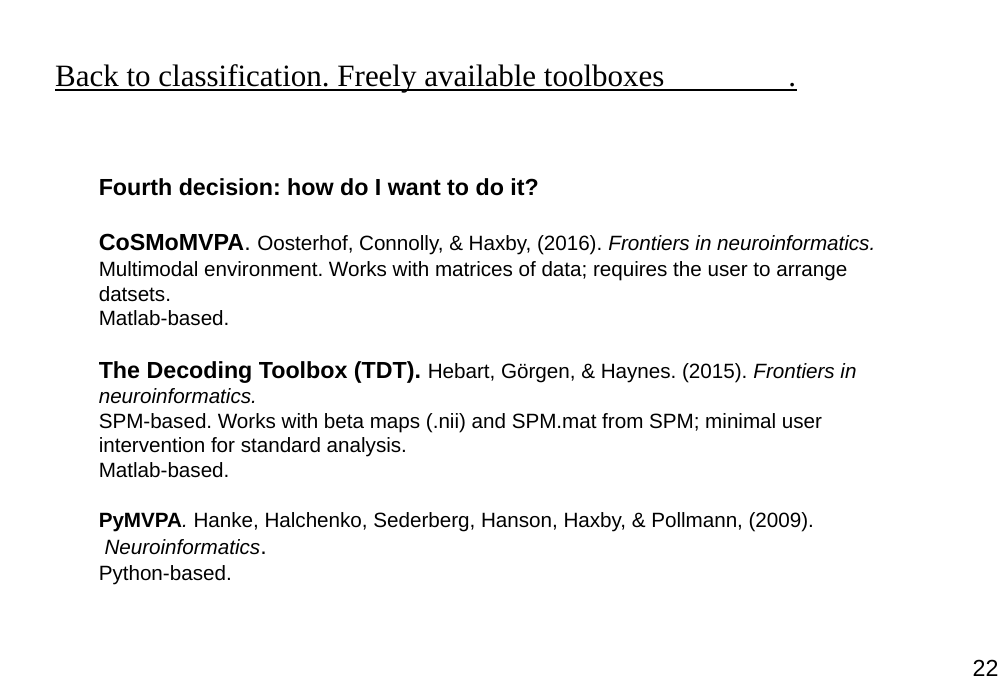
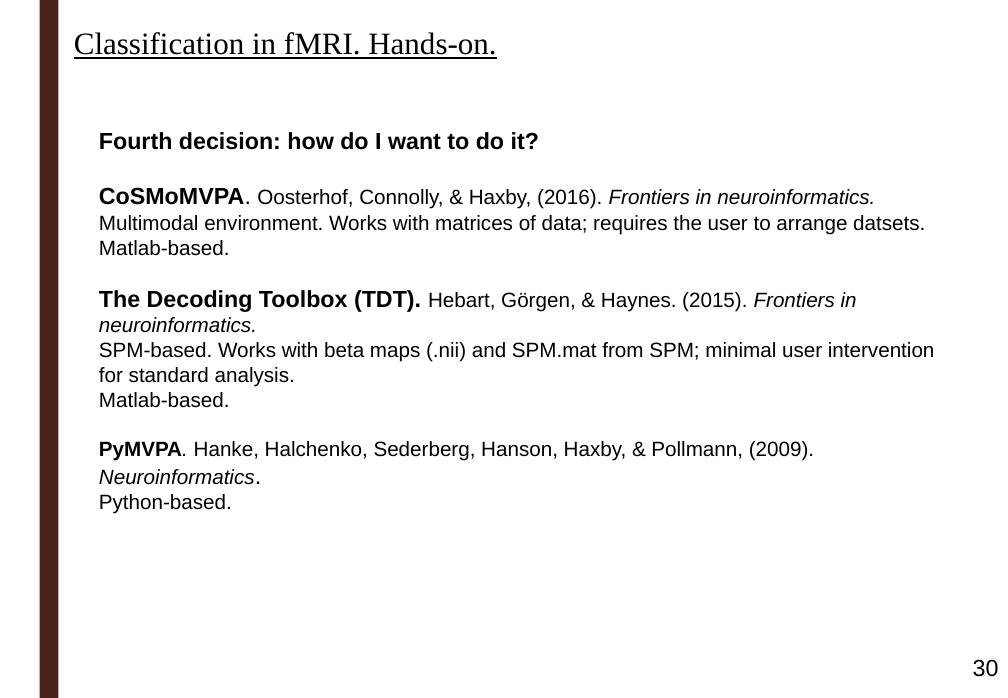
Before and after one commit to ortiztud/fmri_analysis_intro, a slide deck: slide 30 of slides/slides_session-5.pptx (slide 22 before the commit). Drawn at 1008x698 pixels with LibreOffice and Linux fonts; fonts in the diff are those of the drawing; background and template pictures are left out. Boxes give left, top, right and bottom in pixels: in the first picture for what was removed or moved away, otherwise in the second. Text is boxed around its words. In the diff, an @@ line names an element or a change of style, - is before the commit and + after.

```diff
--- a/slides/slides_session-5.pptx
+++ b/slides/slides_session-5.pptx
@@ rectangle added at bbox=[39, 0, 58, 698], fill #4A2318 @@
@@ text added at bbox=[74, 32, 496, 59], 24 pt, text #000000, underline @@
+Classification in fMRI. Hands-on.
@@ text removed at bbox=[55, 64, 665, 92] @@
-Back to classification. Freely available toolboxes .
@@ text "Fourth decision: how do I ..." rewrapped from bbox=[99, 178, 875, 555] to bbox=[99, 132, 935, 485] @@
@@ page number at bbox=[973, 659, 999, 677]: text changed @@
-22
+30
```
Also in this commit, not shown: 19 other slides changed, 15 slides added, 7 slides removed, 1 other file.
